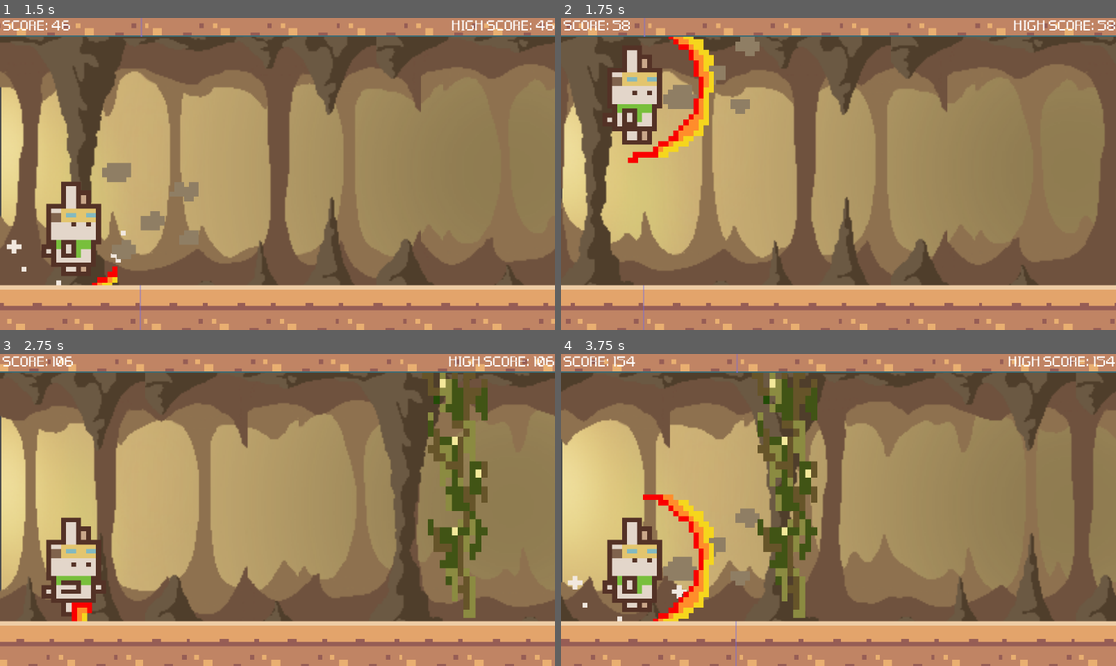
Above: before the commit, frames 1-4 (two rows, left to right).
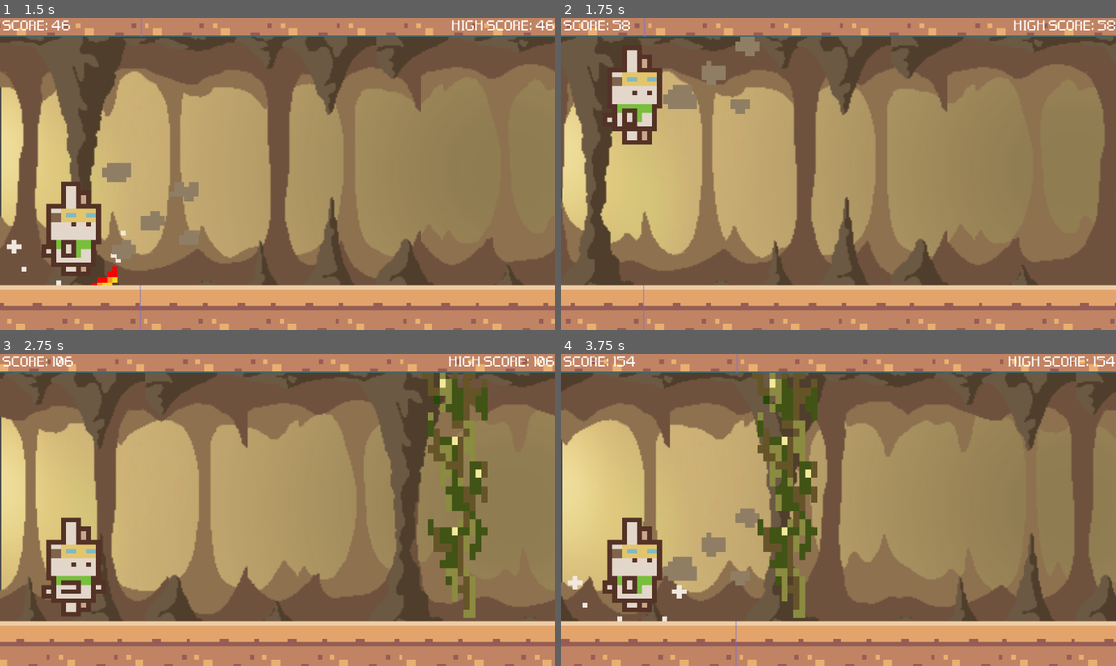
Above: after the commit, the same moments.

Repository: maryandrearv/the-elemental-path
Game: Godot game, scene res://scenes/main.tscn
Same seed, same stepped clock (60 frames per second), same inputs: the game is played once before the commit and once after it.
Inputs:
- Up to frame 1 (1.5 s): tap Space at 0.5 s; tap R (fire) at 0.6 s; tap Enter (ui_accept) at 0.77 s; tap E (earth) at 1.35 s
- Up to frame 2 (1.75 s): tap Enter (ui_accept) at 1.52 s; tap R (fire) at 1.55 s
- Up to frame 3 (2.75 s): tap R (fire) at 2.1 s
- Up to frame 4 (3.75 s): tap R (fire) at 2.85 s; tap Enter (ui_accept) at 3.02 s; tap E (earth) at 3.6 s

Frame 1 is identical in both runs. In frame 2, 1.6% of the frame differs, in the area x 12-28%, y 6-47%; in frame 3, 0.2%; in frame 4, 1.6%, in the area x 14-28%, y 44-86%.

Commit message:
hide fire

Diff:
--- a/runner/echo.gd
+++ b/runner/echo.gd
@@ -36,7 +36,7 @@
 		fire_animation.play("fire")
 
 		fire_sound.play()
-
+		_hide_fire_animation()
 
 	# Add the gravity.
 	velocity.y += GRAVITY * delta
